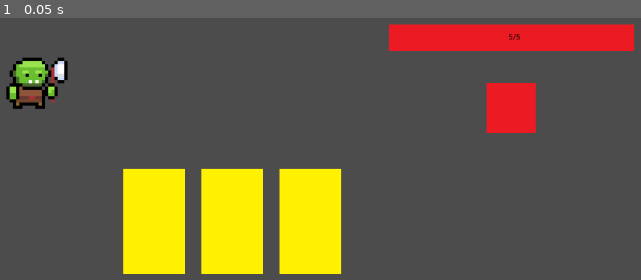
Above: before the commit, frame 1.
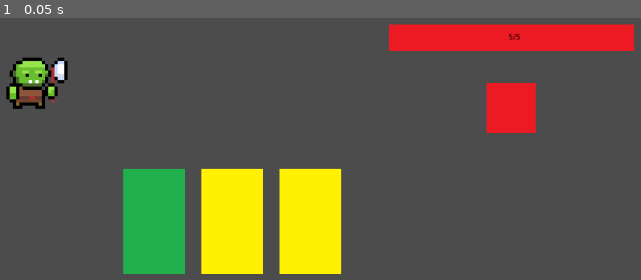
Above: after the commit, the same moment.

Repository: gologo-path/GameProject
Game: Godot game, scene res://scenes/Main.tscn
Same seed, same stepped clock (60 frames per second), same inputs: the game is played once before the commit and once after it.
Inputs:
- Up to frame 1 (0.05 s): no input

The runs differ from the first frame. In frame 1, 3.9% of the frame differs, in the area x 19-29%, y 57-98%.

Commit message:
Changed Cards.gd - one of the cards randomly changes texture.

Diff:
--- a/scripts/Cards.gd
+++ b/scripts/Cards.gd
@@ -1,12 +1,32 @@
 extends Node2D
 
+var rng = RandomNumberGenerator.new()
+var img = preload("res://assets/3.png")
 signal card_selected(id)
 
 func card_selected(id):
 	emit_signal("card_selected",id)
 
+func rand_card():
+
+	var my_random_number = rng.randi_range(0, 3)
+	print(my_random_number)
+	if(my_random_number == 1):
+		var mysprite = get_node("Node2D/Sprite")
+		mysprite.set_texture(img)
+	if(my_random_number == 2):
+		var mysprite = get_node("Node2D2/Sprite")
+		mysprite.set_texture(img)
+	if(my_random_number == 3):
+		var mysprite = get_node("Node2D3/Sprite")
+		mysprite.set_texture(img)
+	pass
+
 func _ready():
+
+	rand_card()
 	pass # Replace with function body.
+
 
 
 # Called every frame. 'delta' is the elapsed time since the previous frame.
Binary file added: assets/3.png
Not shown, added: assets/3.png.import
